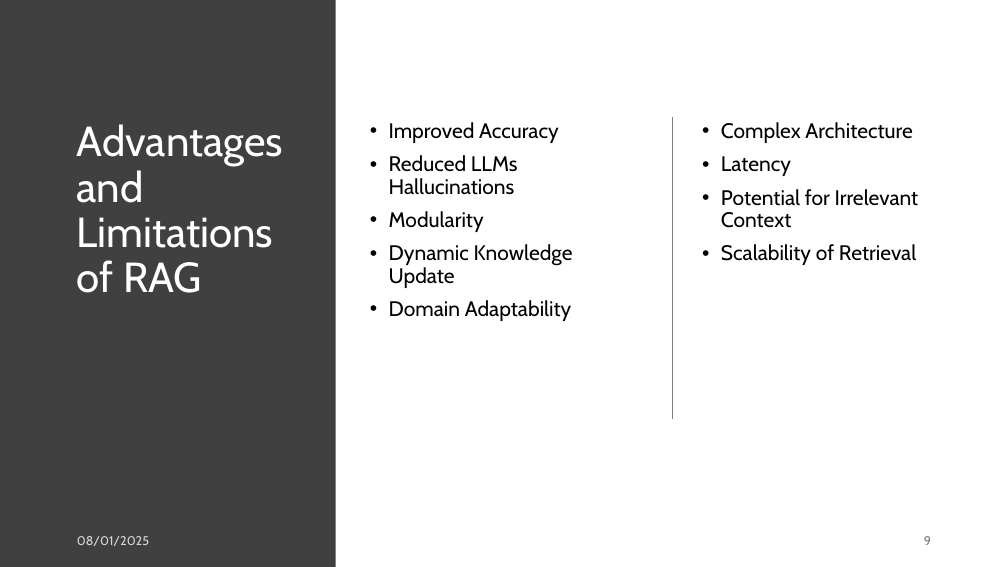
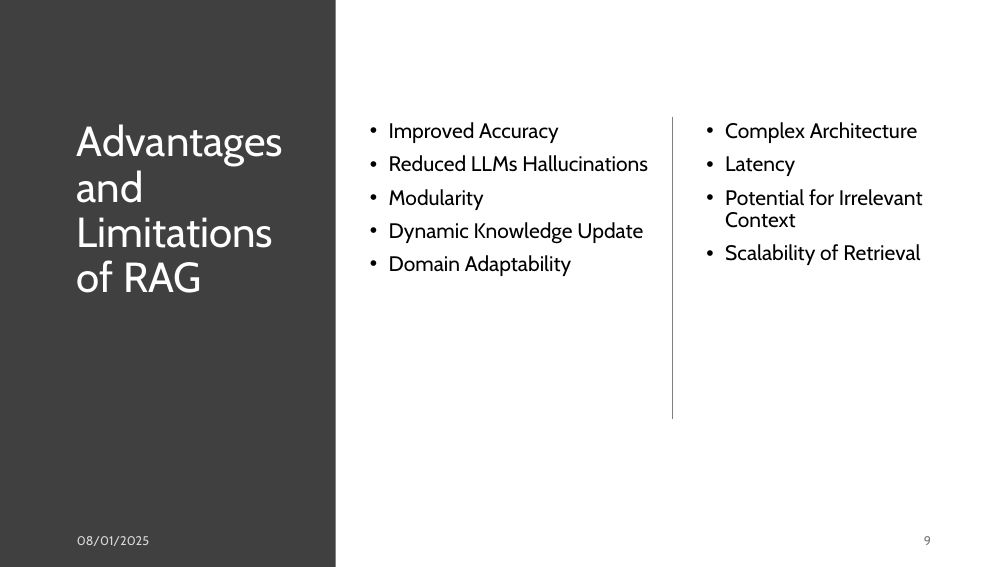
Before and after one commit to Duart3x/RAG-Monograph, a slide deck: slide 9 of presentation.pptx. Drawn at 1008x567 pixels with LibreOffice and Linux fonts; fonts in the diff are those of the drawing. Boxes give left, top, right and bottom in pixels: in the first picture for what was removed or moved away, otherwise in the second. Text is boxed around its words. In the diff, an @@ line names an element or a change of style, - is before the commit and + after.

```diff
--- a/presentation.pptx
+++ b/presentation.pptx
@@ text "Improved Accuracy" rewrapped from [389, 122, 573, 321] to [389, 122, 648, 276] @@
@@ text "Complex Architecture": place and size @@
-text "Complex Architecture" at [721, 122, 919, 265]
+text "Complex Architecture" at [725, 122, 923, 265]
```
Also in this commit, not shown: 1 other slide changed, 1 other file.
